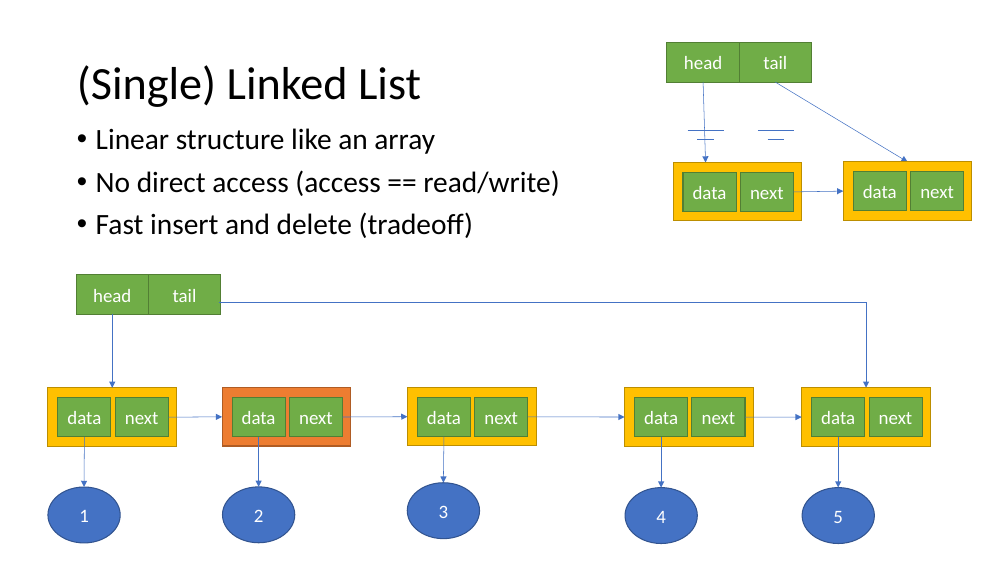
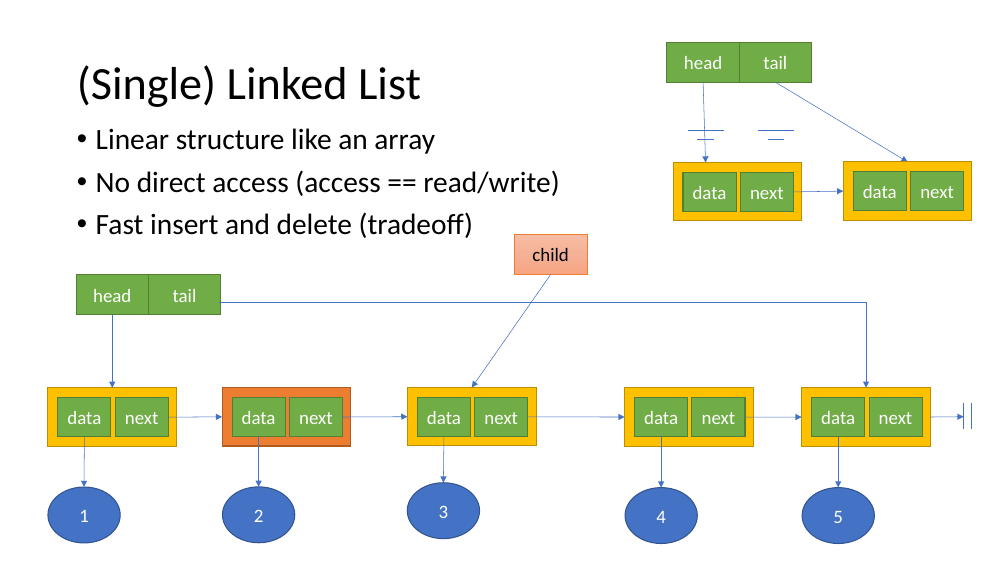
Before and after one commit to brianwhu/fun-in-js, a slide deck: slide 5 of documents/DataStructures.pptx. Drawn at 1008x567 pixels with LibreOffice and Linux fonts; fonts in the diff are those of the drawing. Boxes give left, top, right and bottom in pixels: in the first picture for what was removed or moved away, otherwise in the second. Text is boxed around its words. In the diff, an @@ line names an element or a change of style, - is before the commit and + after.

```diff
--- a/documents/DataStructures.pptx
+++ b/documents/DataStructures.pptx
@@ rectangle added at <box>515,234,588,274</box>, fill gradient #F7BDA5 to #F5B196 to #F8A582, outline #ED7D31 0.5 pt, 18 pt, text #000000 @@
+child
@@ arrow added from (551, 274) to (472, 388), #4472C4 0.5 pt @@
@@ arrow added from (931, 417) to (964, 417), #4472C4 0.5 pt @@
@@ line added from (964, 402) to (964, 430), #4472C4 0.5 pt @@
@@ line added from (972, 402) to (972, 430), #4472C4 0.5 pt @@
```
Also in this commit, not shown: 1 other file.
